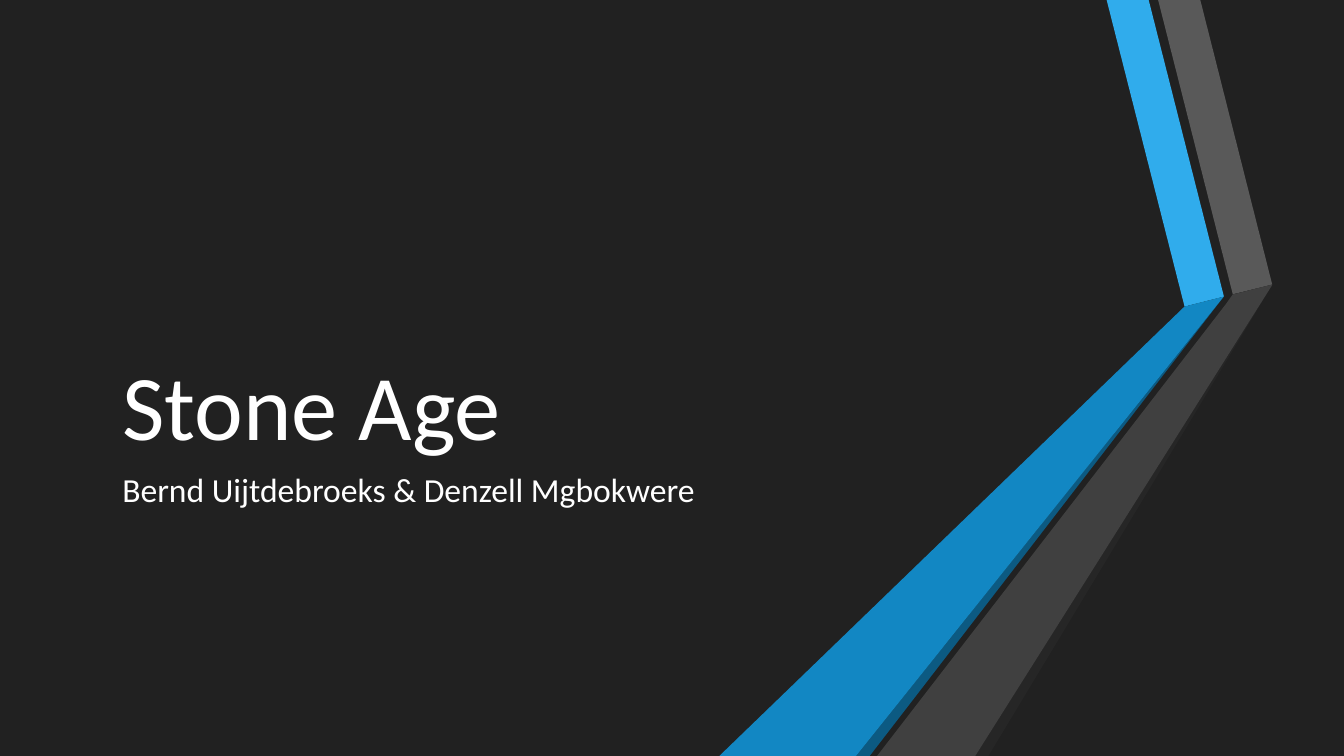
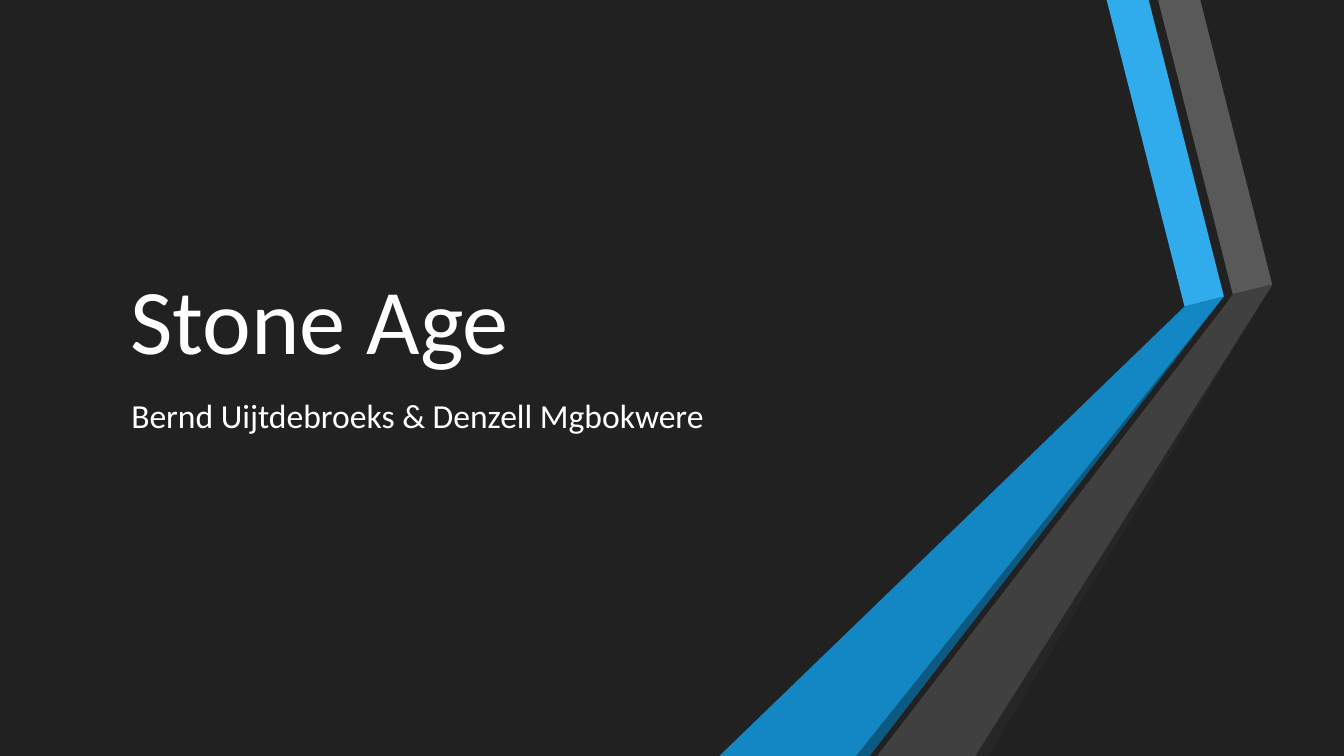
Before and after one commit to Scuffed-Boardgames/Qt-StoneAge, a slide deck: slide 1 of Stone Age.pptx. Drawn at 1344x756 pixels with LibreOffice and Linux fonts; fonts in the diff are those of the drawing. Boxes give left, top, right and bottom in pixels: in the first picture for what was removed or moved away, otherwise in the second. Text is boxed around its words. In the diff, an @@ line names an element or a change of style, - is before the commit and + after.

Commit message:
added slides

```diff
--- a/Stone Age.pptx
+++ b/Stone Age.pptx
@@ title "Stone Age": place and size @@
-title "Stone Age" at box(122, 380, 501, 456)
+title "Stone Age" at box(130, 294, 509, 370)
@@ subtitle "Bernd Uijtdebroeks & Denzell Mgbokwere": place and size @@
-subtitle "Bernd Uijtdebroeks & Denzell Mgbokwere" at box(122, 478, 694, 508)
+subtitle "Bernd Uijtdebroeks & Denzell Mgbokwere" at box(131, 404, 703, 434)
```
Also in this commit, not shown: 4 slides added, 4 slides removed, 3 other files.
